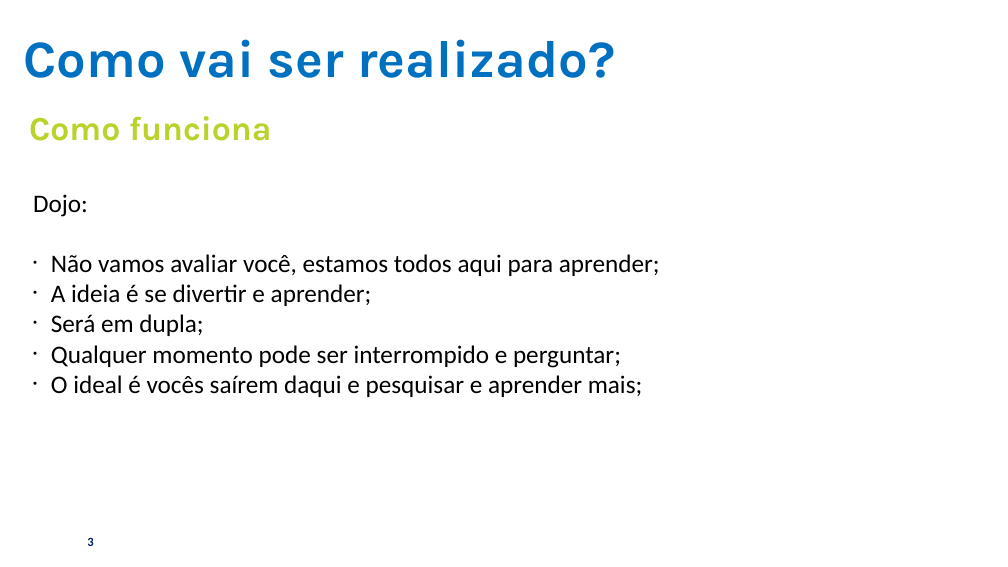
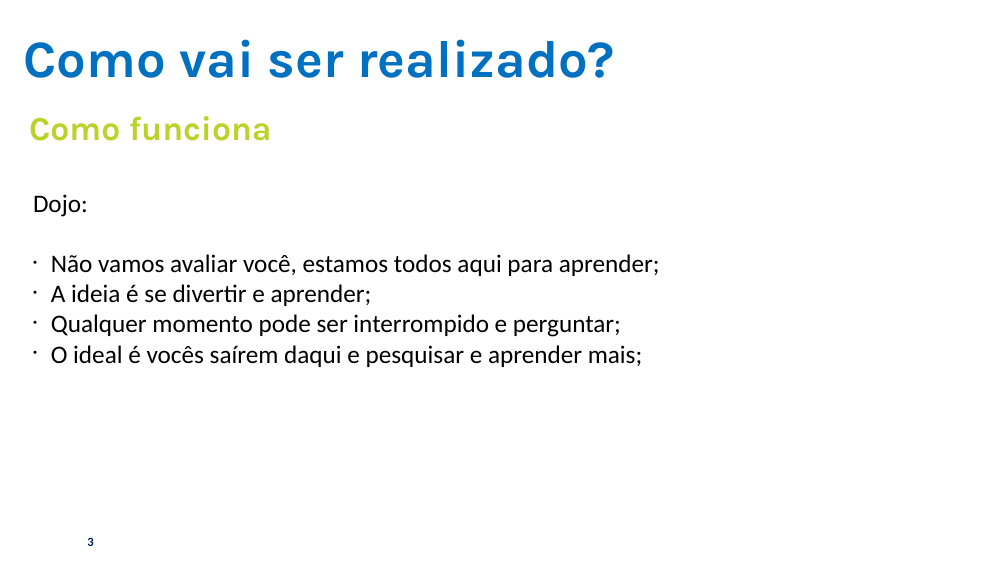
Before and after one commit to wmacibnc/dojo-dp-adapter-bridge, a slide deck: slide 3 of Dojo_Design_Adapter_vs_Bridge_Stefanini.pptx. Drawn at 1008x567 pixels with LibreOffice and Linux fonts; fonts in the diff are those of the drawing; background and template pictures are left out. Boxes give left, top, right and bottom in pixels: in the first picture for what was removed or moved away, otherwise in the second. Text is boxed around its words. In the diff, an @@ line names an element or a change of style, - is before the commit and + after.

```diff
--- a/Dojo_Design_Adapter_vs_Bridge_Stefanini.pptx
+++ b/Dojo_Design_Adapter_vs_Bridge_Stefanini.pptx
@@ text at [51, 314, 203, 336]: paragraph removed @@
-• Será em dupla;
```
Also in this commit, not shown: 8 other slides changed.
